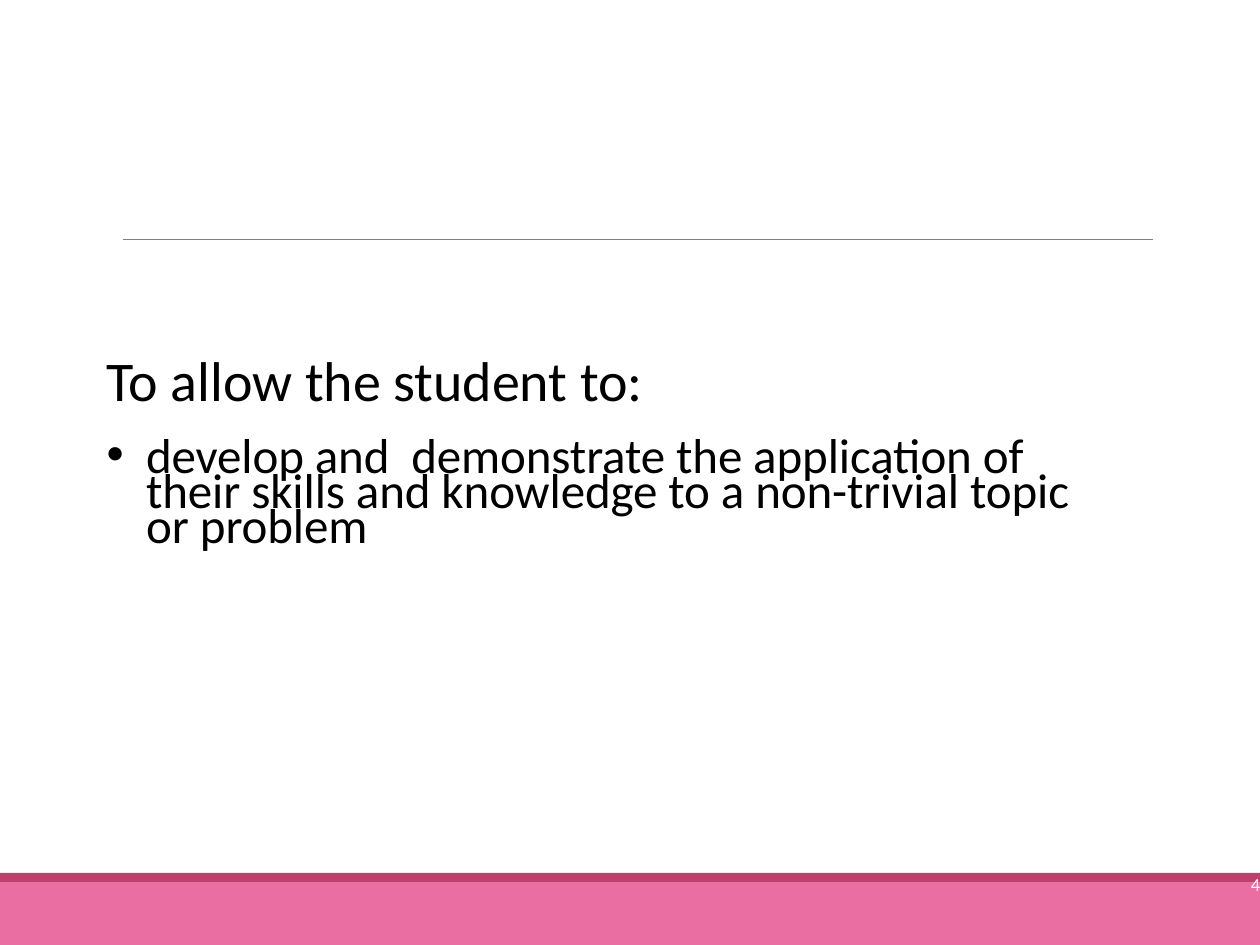
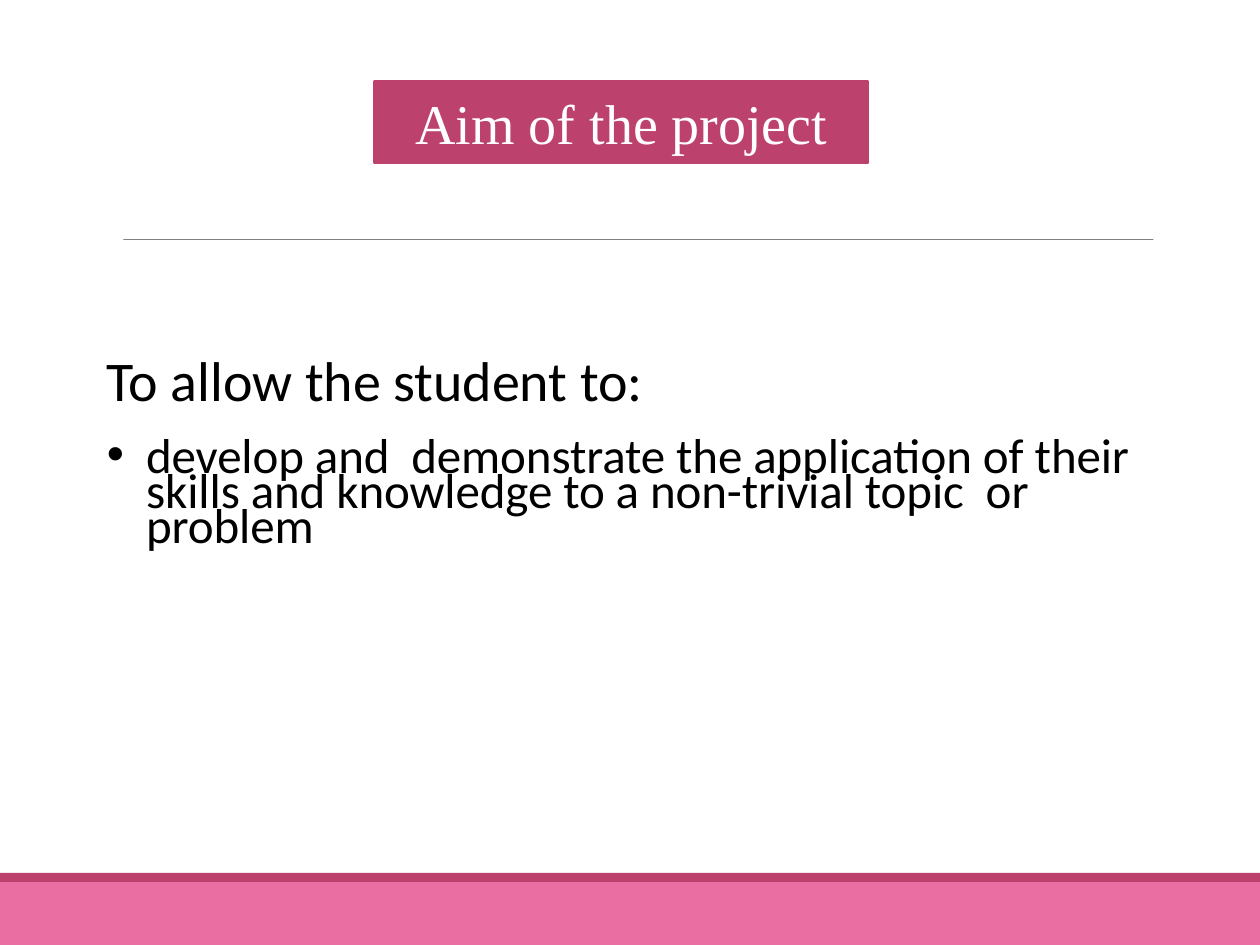
Before and after one commit to M4rk3h/uniWork, a slide deck: slide 4 of dissertation/lectures/Project Seminar 1 - Getting Started.pptx.pptx. Drawn at 1260x945 pixels with LibreOffice and Linux fonts; fonts in the diff are those of the drawing. Boxes give left, top, right and bottom in pixels: in the first picture for what was removed or moved away, otherwise in the second. Text is boxed around its words. In the diff, an @@ line names an element or a change of style, - is before the commit and + after.

```diff
--- a/dissertation/lectures/Project Seminar 1 - Getting Started.pptx.pptx
+++ b/dissertation/lectures/Project Seminar 1 - Getting Started.pptx.pptx
@@ freeform shape removed at [374, 21, 867, 222] @@
@@ rectangle added at [374, 82, 867, 163], fill #BD416D, outline #BD416D 2.01 pt, 32 pt, text #FFFFFF @@
+Aim of the project
@@ text "To allow the student to:" rewrapped from [107, 362, 1069, 551] to [107, 362, 1129, 551] @@
@@ page number removed at [1251, 876, 1260, 891] @@
-4
```
Also in this commit, not shown: 20 other slides changed, 1 slide added, 1 slide removed, 8 other files.
